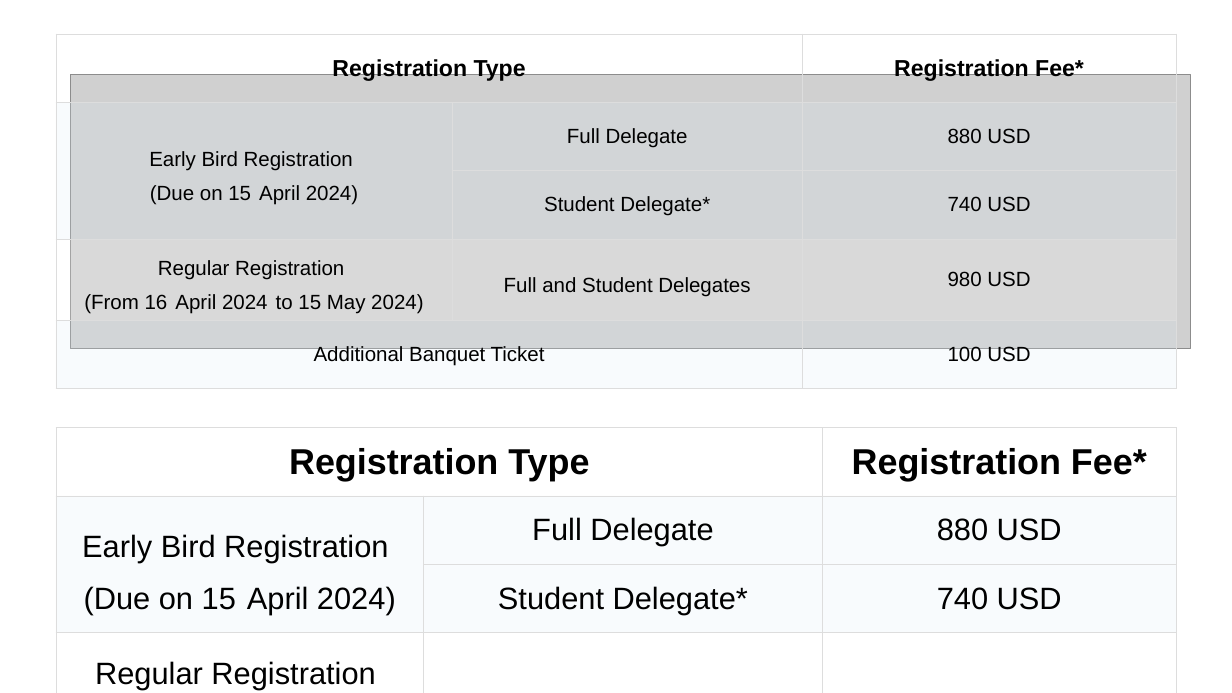
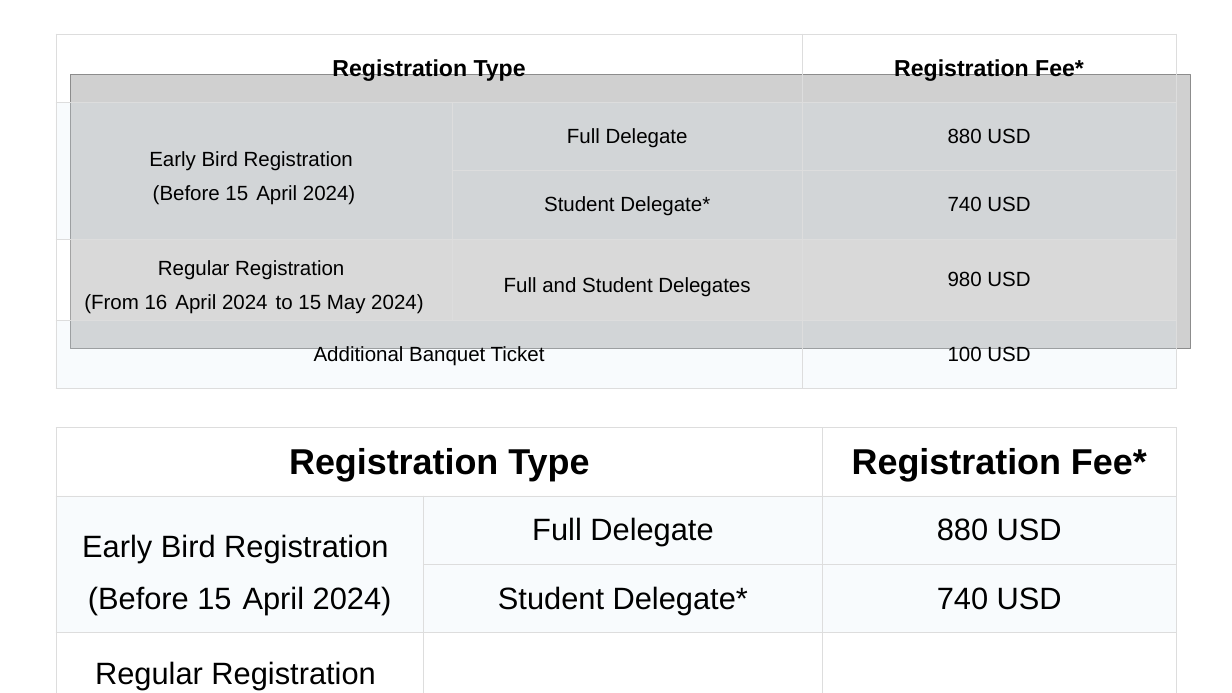
Before and after one commit to zhangxy911/zhangxy911.github.io, a slide deck: slide 5 of assets/figures.pptx. Drawn at 1232x693 pixels with LibreOffice and Linux fonts; fonts in the diff are those of the drawing; grey boxes stand for pictures. Boxes give left, top, right and bottom in pixels: in the first picture for what was removed or moved away, otherwise in the second. Text is boxed around its words. In the diff, an @@ line names an element or a change of style, - is before the commit and + after.

```diff
--- a/assets/figures.pptx
+++ b/assets/figures.pptx
@@ table at (56,34,1177,390) @@
-row 2, column 1: Early Bird Registration / (Due on 15 April 2024)
+row 2, column 1: Early Bird Registration / (Before 15 April 2024)
@@ table at (56,428,1177,693) @@
-row 2, column 1: Early Bird Registration / (Due on 15 April 2024)
+row 2, column 1: Early Bird Registration / (Before 15 April 2024)
```
Also in this commit, not shown: 3 other files.
